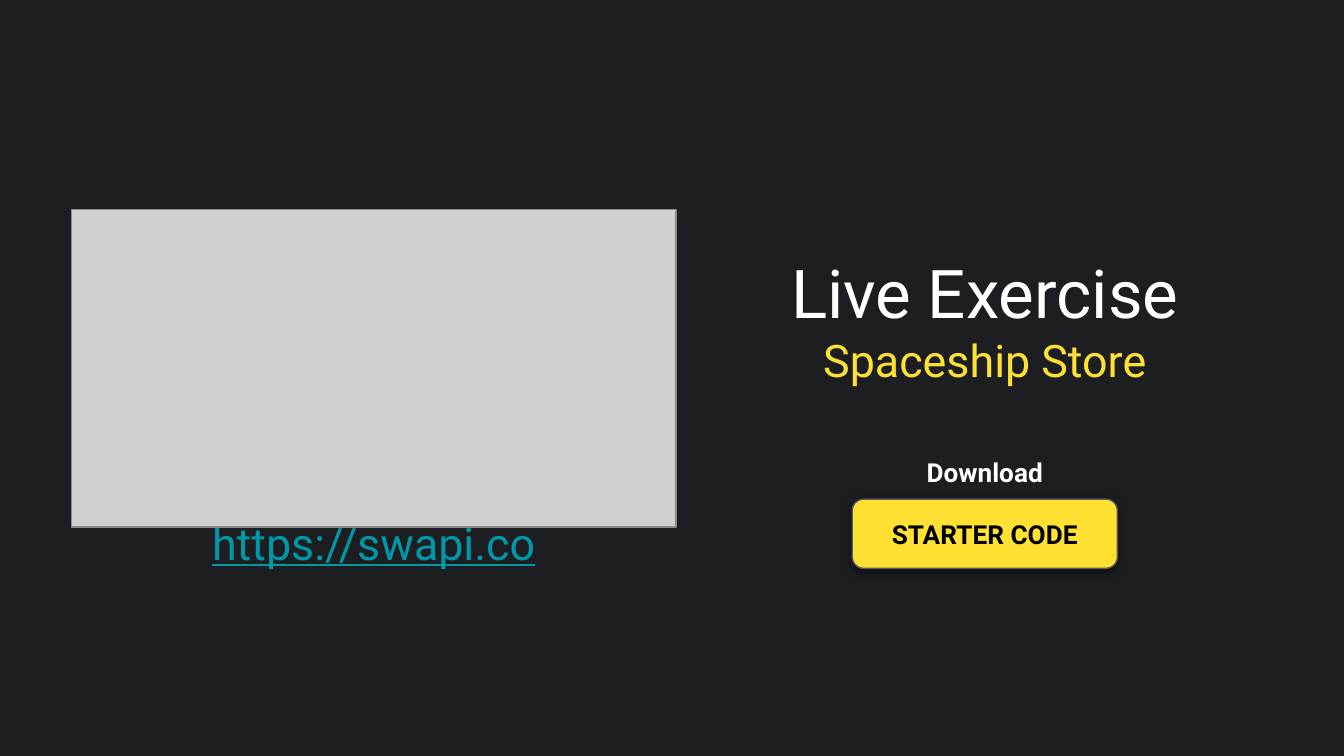
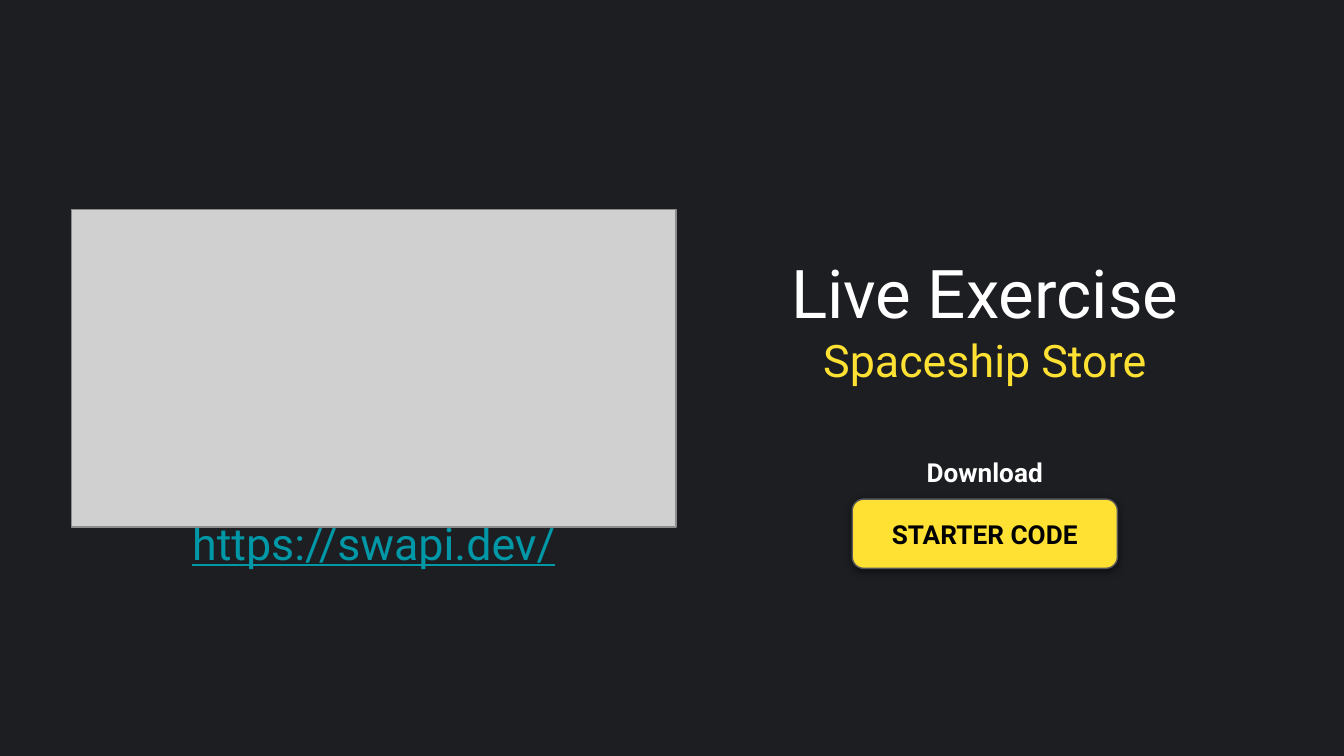
Before and after one commit to stanford-cs47/React-Native-Lectures, a slide deck: slide 2 of pptx-lectures/Lecture 7B.pptx (slide 3 before the commit). Drawn at 1344x756 pixels with LibreOffice and Linux fonts; fonts in the diff are those of the drawing; grey boxes stand for pictures. Boxes give left, top, right and bottom in pixels: in the first picture for what was removed or moved away, otherwise in the second. Text is boxed around its words. In the diff, an @@ line names an element or a change of style, - is before the commit and + after.

```diff
--- a/pptx-lectures/Lecture 7B.pptx
+++ b/pptx-lectures/Lecture 7B.pptx
@@ text at (192,519,555,569): text changed @@
-https://swapi.co
+https://swapi.dev/
```
Also in this commit, not shown: 4 other slides changed, 2 slides removed, 7 other files.
